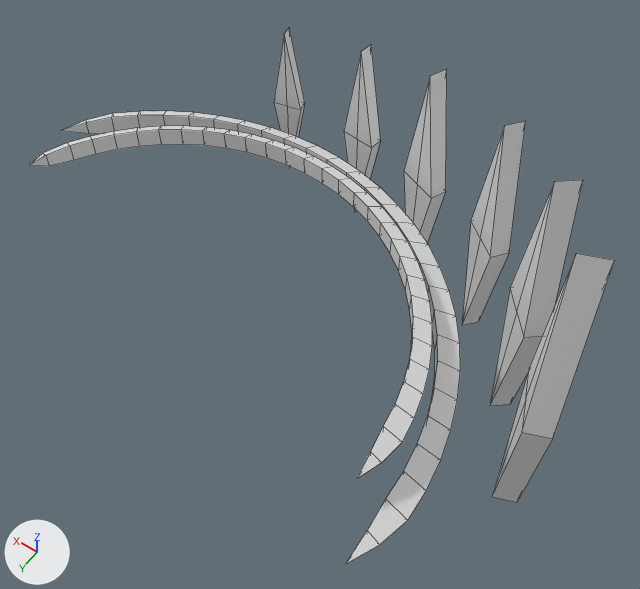
An edit to the Blender file dev_files_donot_use_for_server/blender_files/jdeivid/ruina/v1/halo_1.blend, drawn before and after from the same camera.
Rendered twice from a camera (50 mm lens) standing at (-7.16, 6.55, 14.35) and looking at (-0.44, -2.85, -0.43). The axes (+X, +Y, +Z) are drawn at lower left. The lights are the same throughout. Mesh edges are drawn as thin lines.
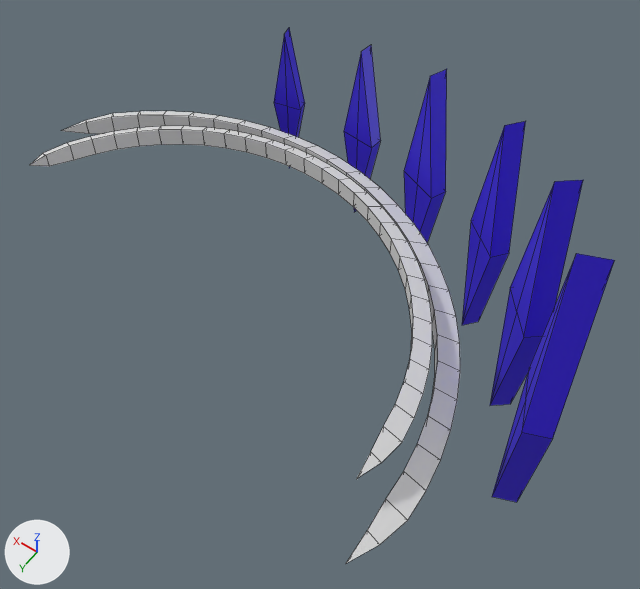
The change, as a diff of the scene's bpy script:
```diff
--- a/dev_files_donot_use_for_server/blender_files/jdeivid/ruina/v1/halo_1.blend.py
+++ b/dev_files_donot_use_for_server/blender_files/jdeivid/ruina/v1/halo_1.blend.py
@@ mat_blue @@
 mat_blue = principled_material('blue')
-mat_blue.base_color = (0.8, 0.8, 0.8)  # white #e7e7e7
+mat_blue.base_color = (0.0356, 0.0089, 0.8)  # blue #3518e7
```

Where the change shows, as pixel boxes (x1, y1, x2, y2) in the pictures (640 x 589 px):
'Cube', recoloured (white to blue): (274, 28, 614, 502) in both
